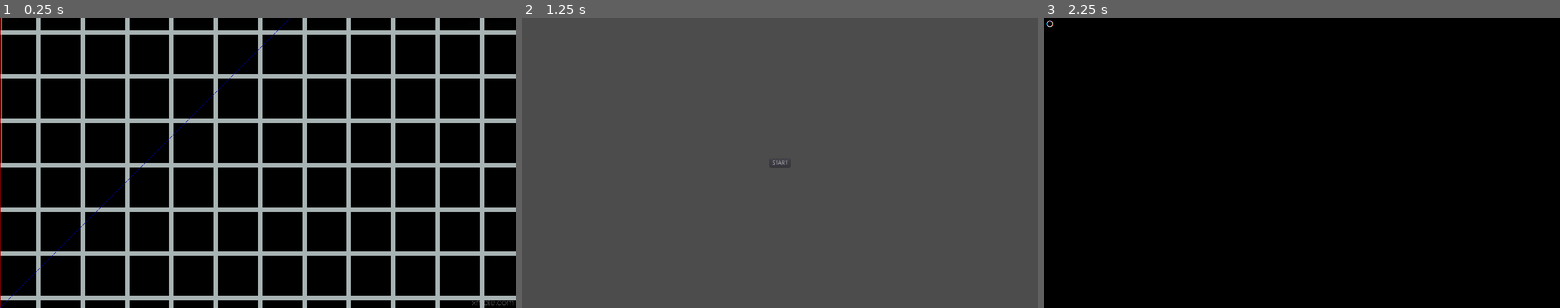
Above: before the commit, frames 1-3 (left to right).
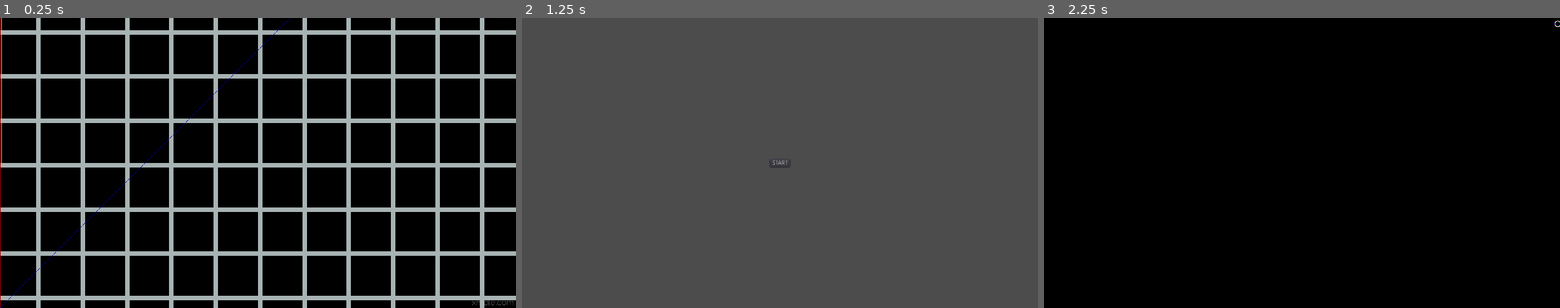
Above: after the commit, the same moments.

Repository: realgdman/subpixeana
Game: Godot game, scene res://scenes/startup_scene.tscn
The game is run twice, just before and just after one commit, with the same random seed, the same clock (stepped at 60 frames per second) and the same inputs.
Inputs (mouse positions are in pixels of both pictures, inside the frame that each line leads up to):
- Up to frame 1 (0.25 s): no input
- Up to frame 2 (1.25 s): tap Enter at 0.5 s; move the mouse to (893, 148) at 0.52 s; hold D (move_right) from 0.53 s (still down); click (893, 148) at 0.67 s
- Up to frame 3 (2.25 s): release D (move_right) at 1.25 s; click "START" at 1.25 s; tap Space at 2 s; move the mouse to (1198, 177) at 2.02 s; hold S (move_down) from 2.03 s (still down)

Frames 1-2 are identical in both runs. In frame 3, less than 0.1% of the frame differs, in the area x 0-100%, y 0-4%.

Commit message:
viewport clip optimize

Diff:
--- a/scenes/game_scene.tscn
+++ b/scenes/game_scene.tscn
@@ -28,7 +28,7 @@
 centered = false
 
 [node name="test_player" parent="Viewport" instance=ExtResource( 1 )]
-position = Vector2( 21, 20 )
+position = Vector2( 3800, 20 )
 
 [node name="SubpixelCanvas" type="TextureRect" parent="."]
 material = ExtResource( 2 )
@@ -36,6 +36,7 @@
 anchor_bottom = 1.0
 margin_right = 1280.0
 margin_bottom = 720.0
+rect_clip_content = true
 texture = SubResource( 1 )
 expand = true
 stretch_mode = 3
